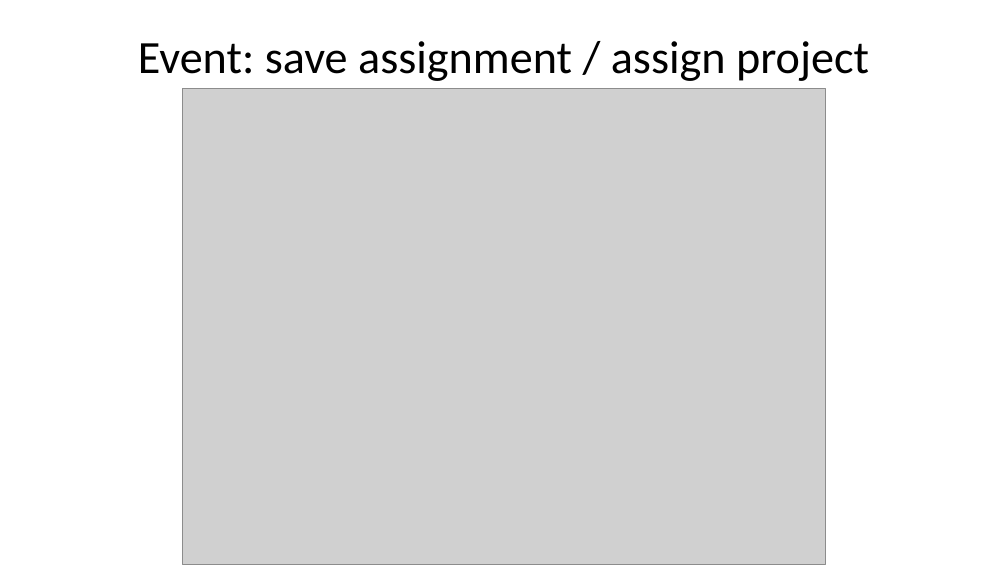
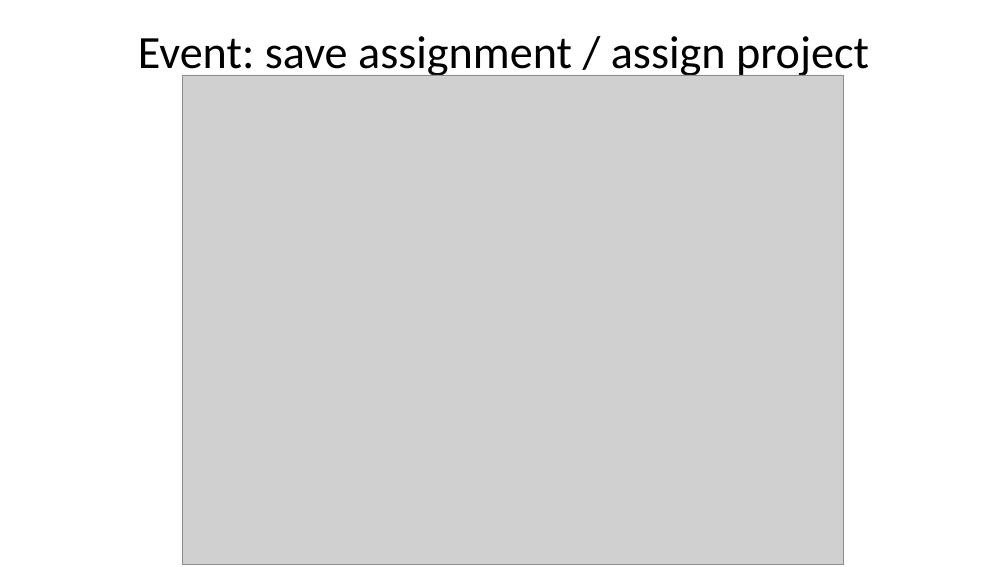
Before and after one commit to gilbertobrambilla/tiw-2026-html, a slide deck: slide 24 of docs/TIW_documentazione.pptx. Drawn at 1008x567 pixels with LibreOffice and Linux fonts; fonts in the diff are those of the drawing; grey boxes stand for pictures. Boxes give left, top, right and bottom in pixels: in the first picture for what was removed or moved away, otherwise in the second. Text is boxed around its words. In the diff, an @@ line names an element or a change of style, - is before the commit and + after.

```diff
--- a/docs/TIW_documentazione.pptx
+++ b/docs/TIW_documentazione.pptx
@@ text "Event: save assignment / assign ..." rewrapped from (138,41,869,81) to (138,36,869,80) @@
@@ picture: place and size @@
-picture at (183,88,826,565)
+picture at (183,75,843,565)
```
Also in this commit, not shown: 2 other slides changed, 9 slides added.
